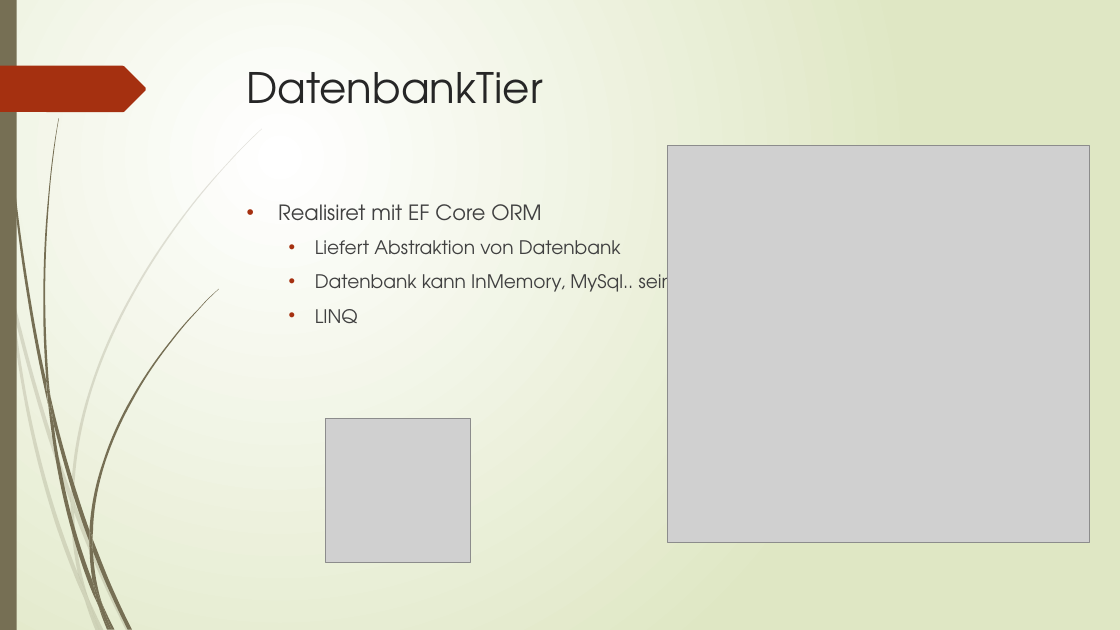
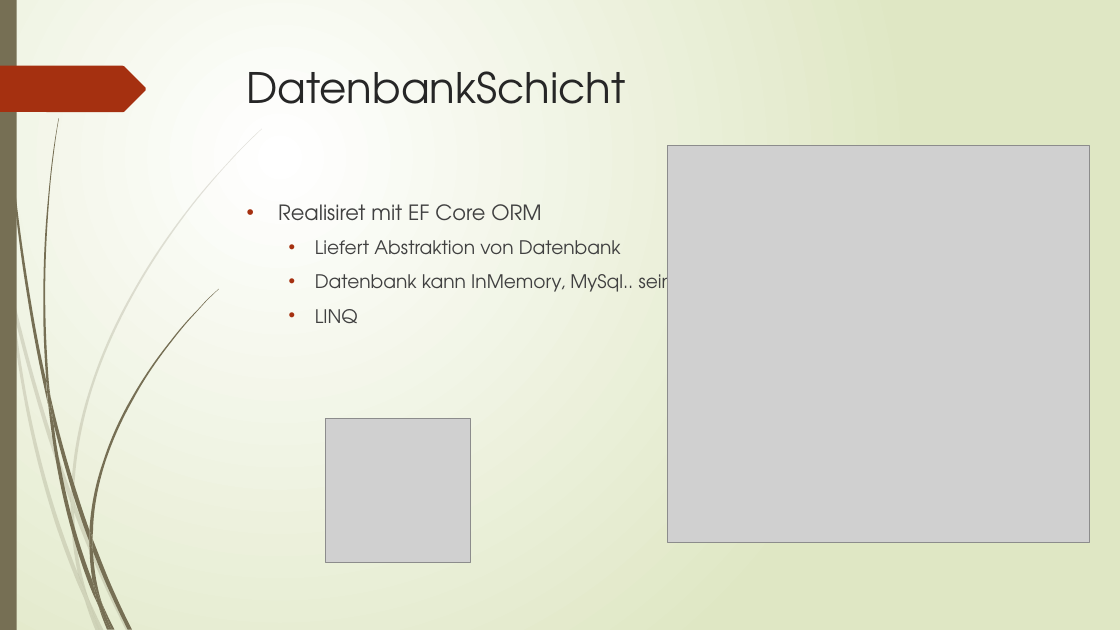
Before and after one commit to Gebov/master-thesis, a slide deck: slide 15 of presentation/Gym.pptx (slide 12 before the commit). Drawn at 1120x630 pixels with LibreOffice and Linux fonts; fonts in the diff are those of the drawing; grey boxes stand for pictures. Boxes give left, top, right and bottom in pixels: in the first picture for what was removed or moved away, otherwise in the second. Text is boxed around its words. In the diff, an @@ line names an element or a change of style, - is before the commit and + after.

```diff
--- a/presentation/Gym.pptx
+++ b/presentation/Gym.pptx
@@ title at bbox=[247, 71, 626, 104]: text changed @@
-DatenbankTier
+DatenbankSchicht
```
Also in this commit, not shown: 7 other slides changed, 1 slide added, 1 slide removed, 2 other files.
